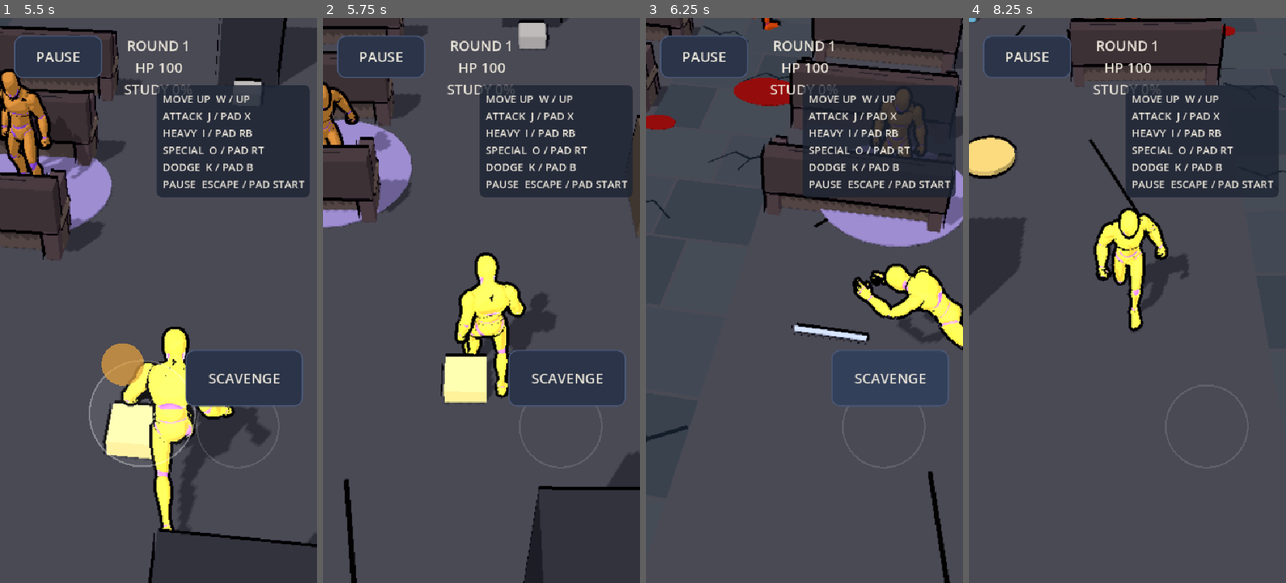
Above: before the commit, frames 1-4 (left to right).
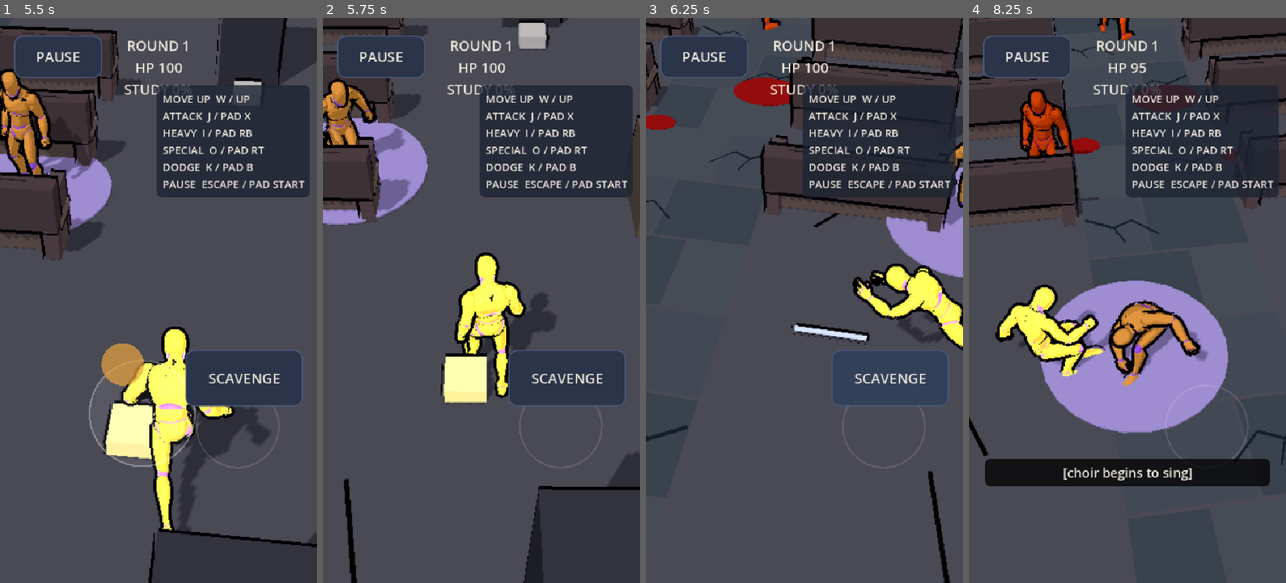
Above: after the commit, the same moments.

Repository: duffpowell-commits/hunter
Game: Godot game, scene res://scenes/boot.tscn
Same seed, same stepped clock (60 frames per second), same inputs: the game is played once before the commit and once after it.
Inputs (mouse positions are in pixels of both pictures, inside the frame that each line leads up to):
- Up to frame 1 (5.5 s): click "Skip splash" at 0.5 s; click "SKIP" at 1.25 s; click "NEW GAME" at 2 s; tap Enter (ui_accept) at 2.75 s; drag from (79, 379) to (190, 176) at 2.77 s; drag from (237, 379) to (142, 413) at 3.52 s; move the mouse to (190, 176) at 4.27 s; hold D (move_right) 4.28-5 s; hold I (heavy) 4.28-5 s; tap O (special) at 4.55 s; drag from (142, 413) to (63, 215) at 5.02 s
- Up to frame 2 (5.75 s): no input
- Up to frame 3 (6.25 s): move the mouse to (899, 385) at 5.77 s; hold A (move_left) from 5.78 s (still down); hold L (aim) from 5.78 s (still down); tap Space (jump) at 6.02 s; tap K (dodge) at 6.05 s
- Up to frame 4 (8.25 s): tap Escape (pause) at 6.4 s; release A (move_left) at 6.5 s; release L (aim) at 6.5 s; drag from (1032, 215) to (1079, 159) at 6.52 s; move the mouse to (1143, 300) at 7.27 s; hold S (move_down) 7.28-8 s; hold C (crouch) 7.28-8 s; click (1143, 300) at 7.42 s; tap O (special) at 7.55 s; drag from (1079, 159) to (1064, 328) at 8.02 s

Frame 1 is identical in both runs. In frame 2, 2.4% of the frame differs, in the area x 0-34%, y 10-38%; in frame 3, 2.7%; in frame 4, 36%, in the area x 0-100%, y 0-83%.

Commit message:
Correct Pews pursuit and honor the free ambush opener

Diff:
--- a/scripts/arena.gd
+++ b/scripts/arena.gd
@@ -483,7 +483,7 @@
 	match q.kind:
 		"light": m = combat.light()
 		"heavy": m = combat.heavy()
-		"special": m = combat.special(q.dir)
+		"special": m = _special_move(q.dir)
 	if m.is_empty():
 		return                                # special on cooldown: nothing spent
 	if m.kind != "light":
@@ -501,6 +501,10 @@
 	_start(m)
 
 
+func _special_move(dir: String) -> Dictionary:
+	return combat.special(dir)
+
+
 ## A swipe on the pad (canvas vector) -> the special it means, relative to the dummy on screen.
 func swipe(v: Vector2) -> void:
 	special(Combat.swipe_dir(v, target_screen_dir()))
--- a/scripts/combat.gd
+++ b/scripts/combat.gd
@@ -74,11 +74,11 @@
 
 ## {} when that special is still cooling down. Spends nothing: call commit(m) when it starts.
 ## Why (review of 95847e0): a refused move (hero dead) used to burn the cooldown.
-func special(dir: String) -> Dictionary:
+func special(dir: String, ignore_cooldown := false) -> Dictionary:
 	if not moves.specials.has(dir):
 		return {}
 	var m: Dictionary = moves.specials[dir].duplicate()
-	if cooldowns.get(m.id, 0.0) > 0.0:
+	if not ignore_cooldown and cooldowns.get(m.id, 0.0) > 0.0:
 		return {}
 	m["kind"] = "special"
 	m["dir"] = dir
--- a/scripts/pews_arena.gd
+++ b/scripts/pews_arena.gd
@@ -390,7 +390,7 @@
 		if d > 1.4 and d < 5.0:
 			actor.heading = atan2(to.x, to.z)
 			actor.model.rotation.y = actor.heading
-			actor.move_input = Vector2(0, 0.7)
+			actor.move_input = Vector2(to.x, to.z).normalized() * 0.7
 		else:
 			actor.move_input = Vector2.ZERO
 		if foe.windup > 0.0:
@@ -529,6 +529,9 @@
 		_cancel_boss_attack()
 		_clear_flock()
 		boss_defeated = true
+		for foe in _foes:
+			foe.actor.move_input = Vector2.ZERO
+			foe.warn.visible = false
 		dummy.die(Vector3(0, 1.2, 2.0))
 		get_node("/root/Subs").cue("[Vesper collapses]")
 		ko.emit(kos + 1)
@@ -573,6 +576,10 @@
 	if _ambush_free_special and not is_same(last_special, previous_special):
 		combat.cooldowns.erase(last_special.get("id", ""))
 		_ambush_free_special = false
+
+
+func _special_move(dir: String) -> Dictionary:
+	return combat.special(dir, _ambush_free_special)
 
 
 func context_label() -> String:
--- a/tests/run_tests.gd
+++ b/tests/run_tests.gd
@@ -824,3 +824,40 @@
 		"the minion hit breaks and replaces the pipe")
 	a.queue_free()
 	await process_frame
+
+
+func test_pews_minions_pursue_and_stand_down() -> void:
+	var a = preload("res://scripts/pews_arena.gd").new()
+	root.add_child(a)
+	await process_frame
+	var foe: Dictionary = a._foes[0]
+	a.hero.position = foe.actor.position + Vector3(3, 0, 0)
+	a._foe_ai(0.0)
+	check(foe.actor.move_input.is_equal_approx(Vector2(0.7, 0.0)), "minion pursues on the player's axis")
+	foe.warn.visible = true
+	a.rules.boss_phase = 2
+	a.dummy_hp = 0.0
+	a._ko({})
+	check(a.boss_defeated and foe.actor.move_input == Vector2.ZERO and not foe.warn.visible,
+		"minions stop moving and drop their warning at Vesper's defeat")
+	a.queue_free()
+	await process_frame
+
+
+func test_pews_ambush_ignores_existing_cooldown() -> void:
+	var a = preload("res://scripts/pews_arena.gd").new()
+	root.add_child(a)
+	await process_frame
+	a._nearest_plate = null
+	a._nearest_loot = null
+	a.can_pick_up = false
+	a.rules.studied = 100.0
+	a.context_action()
+	var move_id: String = a.moves.specials.toward.id
+	a.combat.cooldowns[move_id] = 5.0
+	a.special("toward")
+	check(a.last_special.get("id", "") == move_id and not a._ambush_free_special,
+		"ambush starts the same special even while it is cooling down")
+	check(not a.combat.cooldowns.has(move_id), "the free opener starts no new cooldown")
+	a.queue_free()
+	await process_frame
